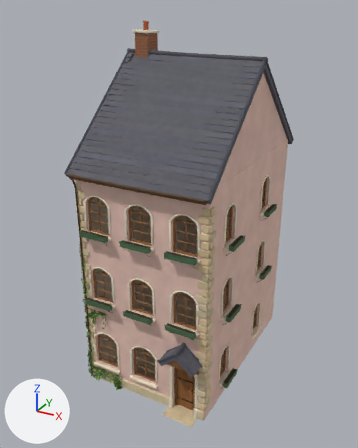
The Blender file assets/models/source/houses/storybook/StraightEnd_Outer1.blend: old version first, new version second.
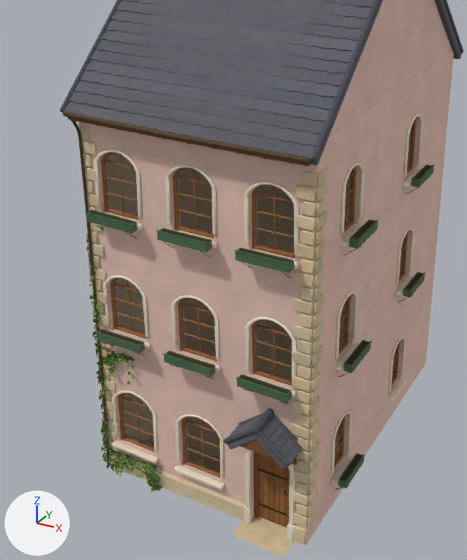
Each version appears first whole from a 50 mm camera at (8.97, -13.39, 14.8) aimed at (-0.23, 3.33, 6.44), and next in a close-up on the part from 8% to 83% of the width and 25% to 96% of the height. Every picture has the same lights, and +X, +Y and +Z are marked at lower left. The last two pictures show the newer version.

In view in the first close-up: 'Dach First und Ortgang', 'Dach Ziegelreihen', 'Dachrinne und Fallrohr', 'Ecksteine', 'Fassade', 'Fenster 4 Glas', 'Fenster 6 Glas', 'Fenster 7 Glas', 'Haustür Bretter', 'Seitenwand rechts', 'Sockel', 'ivy', 'ivy_young', 'stem' and 74 more.
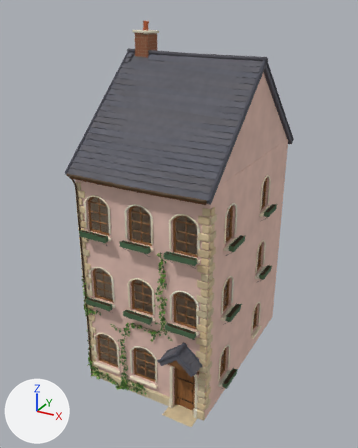
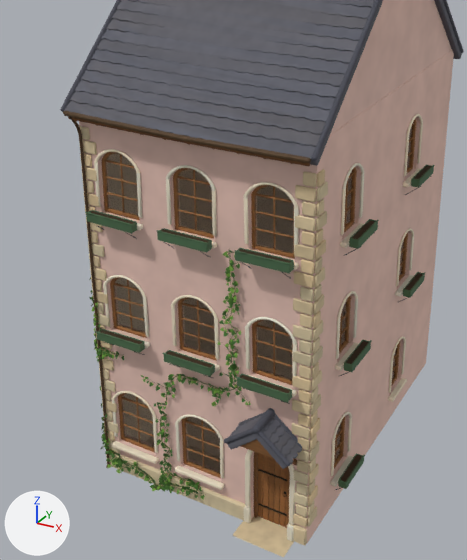
Location of each change, (x1, y1, x2, y2) in pixels of the close-ups (467 x 560 px; the box of a moved part takes in the faces that stretch with it):
'ivy', reshaped (105% wider)
    before: (86, 234, 162, 491)
    after: (89, 250, 246, 498)
'ivy_young', reshaped (124% wider)
    before: (86, 241, 157, 484)
    after: (90, 251, 250, 500)
'stem', reshaped (114% wider)
    before: (87, 236, 159, 487)
    after: (90, 252, 245, 494)
part 1 of me_stem, deleted
    before: (87, 236, 159, 483)
part 2 of me_stem, moved or reshaped
    before: (88, 247, 159, 487)
    after: (90, 252, 245, 494)
part 3 of me_ivy, deleted
    before: (86, 234, 162, 491)
part 4 of me_ivy, built on
    before: (90, 295, 161, 491)
    after: (89, 250, 246, 498)
part 5 of me_ivy_young, deleted
    before: (86, 241, 157, 484)
part 6 of me_ivy_young, built on
    before: (104, 436, 120, 473)
    after: (95, 251, 250, 500)

The change, as a diff of the scene's bpy script:
```diff
--- a/assets/models/source/houses/storybook/StraightEnd_Outer1.blend.py
+++ b/assets/models/source/houses/storybook/StraightEnd_Outer1.blend.py
@@ me_stem @@
 # used by ob_stem; location = (0.0, 0.0, 0.0)
-me_stem.from_pydata(...)  # 16828 vertices, 15822 faces; spans x -2.97..-1.04, y -0.24..0.87, z -0.01..6.27
+me_stem.from_pydata(...)  # 17206 vertices, 16287 faces; spans x -2.97..1.34, y -0.24..0.49, z -0.01..6.91
+# me_stem part 1: 769 loose pieces with 7386 vertices, spanning x -2.97..-1.04, y -0.24..0.87, z -0.01..6.27, are deleted
+# me_stem part 2: 195 vertices moved within x -2.86..-1.14, y -0.21..0.47, z -0.01..5.3; 8847 vertices removed from x -2.94..-1.08, y -0.23..0.86, z -0.01..6.27; 16611 vertices added at x -2.97..1.34, y -0.24..0.49, z -0.01..6.91
+# other edits to the shape of me_stem do not show in these pictures
 me_stem.materials.append(mat_stiel_frisch)
@@ me_ivy @@
 # used by ob_ivy; location = (0.0, 0.0, 0.0)
-me_ivy.from_pydata(...)  # 7007 vertices, 11858 faces; spans x -3.03..-1.01, y -0.29..0.94, z -0.04..6.31
+me_ivy.from_pydata(...)  # 6604 vertices, 11176 faces; spans x -3.01..1.26, y -0.29..0.55, z 0.02..6.93
+# me_ivy part 3: 439 loose pieces with 5707 vertices, spanning x -3.03..-1.01, y -0.29..0.94, z -0.03..6.31, are deleted
+# me_ivy part 4: 30 vertices moved within x -2.9..-1.06, y -0.25..0.38, z 0.07..5.06; 840 vertices removed from x -2.92..-1.03, y -0.28..0.43, z -0.04..5.23; 6144 vertices added at x -3.01..1.26, y -0.29..0.55, z 0.02..6.93
+# other edits to the shape of me_ivy do not show in these pictures
 me_ivy.materials.append(mat_blatt_efeu_frisch)
@@ me_ivy_young @@
 # used by ob_ivy_young; location = (0.0, 0.0, 0.0)
-me_ivy_young.from_pydata(...)  # 3523 vertices, 5962 faces; spans x -3.03..-1.12, y -0.29..0.91, z -0.07..6.22
+me_ivy_young.from_pydata(...)  # 2769 vertices, 4686 faces; spans x -3.0..1.4, y -0.29..0.56, z -0.03..6.85
+# me_ivy_young part 5: 236 loose pieces with 3068 vertices, spanning x -3.03..-1.12, y -0.27..0.91, z -0.07..6.22, are deleted
+# me_ivy_young part 6: 3 vertices moved within x -2.75..-2.24, y -0.21..-0.07, z 0.17..0.91; 60 vertices removed from x -2.89..-2.2, y -0.26..0.4, z 0.09..1.75; 2374 vertices added at x -3.0..1.4, y -0.28..0.56, z 0.07..6.85
+# other edits to the shape of me_ivy_young do not show in these pictures
 me_ivy_young.materials.append(mat_blatt_efeu_jung_frisch)
```
